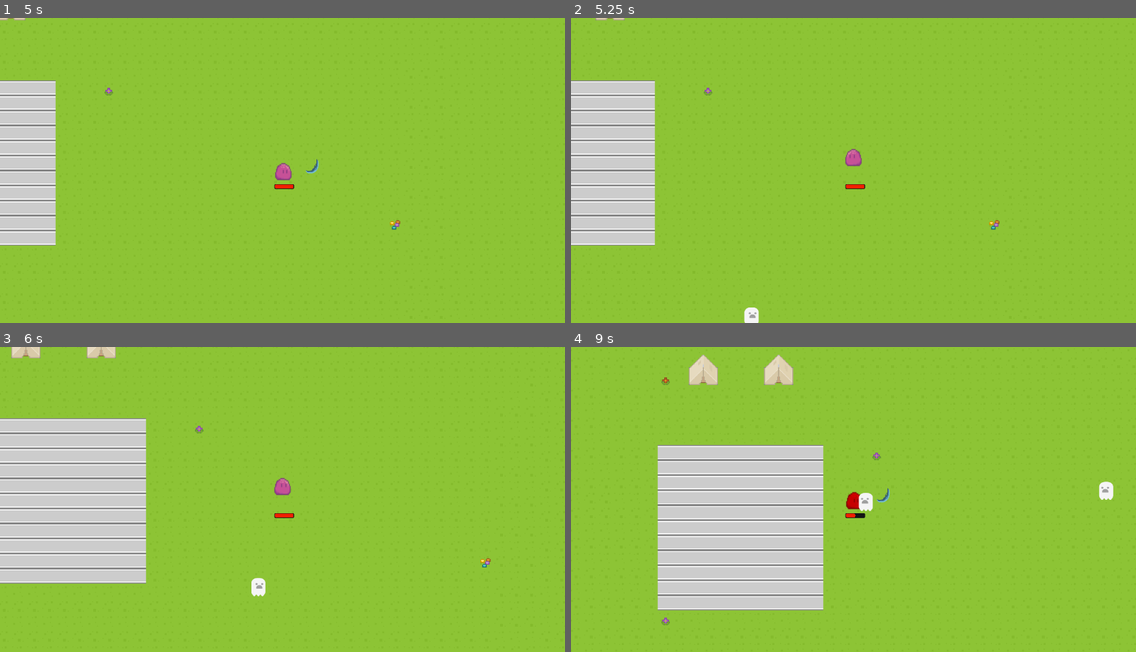
Above: before the commit, frames 1-4 (two rows, left to right).
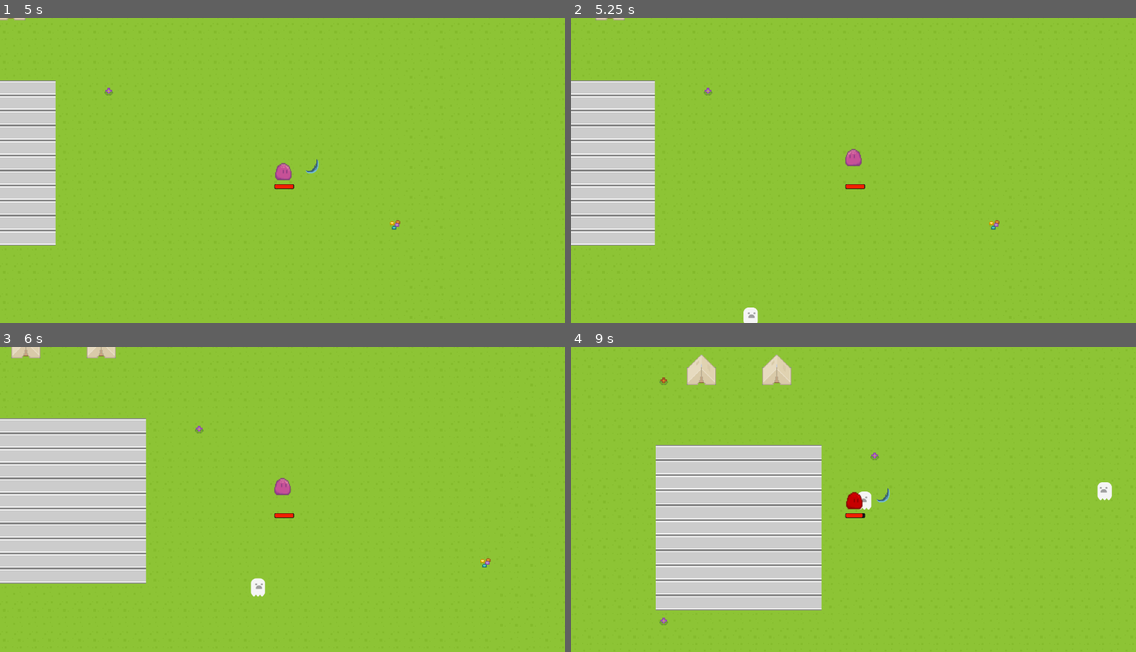
Above: after the commit, the same moments.

Repository: GroMoon/Git_Project
Game: Godot game, scene res://dynamic/5_title_screen/menu.tscn
Same seed, same stepped clock (60 frames per second), same inputs: the game is played once before the commit and once after it. Sound files missing from this copy of the repository are replaced by a short silence.
Inputs (mouse positions are in pixels of both pictures, inside the frame that each line leads up to):
- Up to frame 1 (5 s): click "시 작" at 0.5 s; tap Enter at 1.25 s; move the mouse to (406, 155) at 1.27 s; hold D (right) 1.28-2.78 s; tap W (up) at 1.52, 2.27, 3.77, 4.52 s; move the mouse to (169, 185) at 2.02 s; move the mouse to (339, 103) at 2.77 s; hold A (left) 2.78-3.53 s; move the mouse to (254, 231) at 3.52 s; hold D (right) from 3.53 s (still down); move the mouse to (452, 216) at 4.27 s
- Up to frame 2 (5.25 s): move the mouse to (684, 124) at 5.02 s; release D (right) at 5.03 s; hold A (left) from 5.03 s (still down)
- Up to frame 3 (6 s): tap W (up) at 5.27 s; move the mouse to (310, 499) at 5.77 s; release A (left) at 5.78 s; hold D (right) from 5.78 s (still down)
- Up to frame 4 (9 s): move the mouse to (768, 423) at 6.52 s; release D (right) at 6.53 s; hold A (left) 6.53-8.03 s; tap W (up) at 6.77, 7.52, 8.27 s; move the mouse to (977, 484) at 7.27 s; move the mouse to (740, 514) at 8.02 s; hold D (right) from 8.03 s (still down); move the mouse to (910, 432) at 8.77 s

Frame 1 is identical in both runs. In frame 2, less than 0.1% of the frame differs, in the area x 30-34%, y 94-100%; in frame 3, less than 0.1%; in frame 4, 1.0%, in the area x 15-96%, y 2-92%.

Commit message:
=== 적 pause 앞으로 나오는거 수정 / knight 경로 오류 수정

Diff:
--- a/SlayerSurvival/dynamic/1_player/characters/knight1/knight1.tscn
+++ b/SlayerSurvival/dynamic/1_player/characters/knight1/knight1.tscn
@@ -1,9 +1,9 @@
 [gd_scene load_steps=17 format=3 uid="uid://c0el0u8lr2ch0"]
 
-[ext_resource type="Texture2D" uid="uid://c4jmxw8j624s5" path="res://character/knight1/image/Idle.png" id="1_kw8q7"]
-[ext_resource type="Texture2D" uid="uid://dmheayck6pf3" path="res://character/knight1/image/Run.png" id="2_bt3td"]
-[ext_resource type="Script" path="res://test.gd" id="3_4hpmx"]
-[ext_resource type="PackedScene" uid="uid://dxtu82qvk26e2" path="res://attack/attack.tscn" id="4_lo8p7"]
+[ext_resource type="Texture2D" uid="uid://c4jmxw8j624s5" path="res://dynamic/1_player/characters/knight1/image/Idle.png" id="1_kw8q7"]
+[ext_resource type="Texture2D" uid="uid://dmheayck6pf3" path="res://dynamic/1_player/characters/knight1/image/Run.png" id="2_bt3td"]
+[ext_resource type="Script" path="res://dynamic/test.gd" id="3_4hpmx"]
+[ext_resource type="PackedScene" uid="uid://dxtu82qvk26e2" path="res://dynamic/3_attack/attack.tscn" id="4_lo8p7"]
 
 [sub_resource type="AtlasTexture" id="AtlasTexture_2vhd4"]
 atlas = ExtResource("1_kw8q7")
--- a/SlayerSurvival/dynamic/1_player/characters/knight2/knight2.tscn
+++ b/SlayerSurvival/dynamic/1_player/characters/knight2/knight2.tscn
@@ -1,9 +1,9 @@
 [gd_scene load_steps=22 format=3 uid="uid://dyth5cxpep60d"]
 
-[ext_resource type="Script" path="res://character/knight2/knight2.gd" id="1_pus2y"]
-[ext_resource type="Texture2D" uid="uid://3dyqelghqs7g" path="res://character/knight2/image/16x16 knight 3 v3.png" id="1_wjh45"]
-[ext_resource type="Script" path="res://test.gd" id="2_pk2a1"]
-[ext_resource type="PackedScene" uid="uid://dxtu82qvk26e2" path="res://attack/attack.tscn" id="3_jdrah"]
+[ext_resource type="Script" path="res://dynamic/1_player/characters/knight2/knight2.gd" id="1_pus2y"]
+[ext_resource type="Texture2D" uid="uid://3dyqelghqs7g" path="res://dynamic/1_player/characters/knight2/image/16x16 knight 3 v3.png" id="1_wjh45"]
+[ext_resource type="Script" path="res://dynamic/test.gd" id="2_pk2a1"]
+[ext_resource type="PackedScene" uid="uid://dxtu82qvk26e2" path="res://dynamic/3_attack/attack.tscn" id="3_jdrah"]
 
 [sub_resource type="AtlasTexture" id="AtlasTexture_5td70"]
 atlas = ExtResource("1_wjh45")
--- a/SlayerSurvival/dynamic/Slime.gd
+++ b/SlayerSurvival/dynamic/Slime.gd
@@ -19,7 +19,7 @@
 @onready var hp_bar = get_node("BaseUI/HpBar")
 
 # hp 설정 (체력 value 관리)
-var max_hp = 10.0
+var max_hp = 50.0
 var hp = max_hp:	#TODO 왜 변수가 함수처럼 쓰이는지 어떤 경우 그렇게 쓰이는지 확인 필요
 	set(value):
 		hp = value
--- a/SlayerSurvival/test.tscn
+++ b/SlayerSurvival/test.tscn
@@ -8,9 +8,9 @@
 
 [node name="TileMap" parent="." instance=ExtResource("2_ci5kd")]
 
-[node name="Slime" parent="." instance=ExtResource("1_2nq6c")]
-scale = Vector2(0.3, 0.3)
-
 [node name="enemy_spawner" type="Node2D" parent="."]
 
 [node name="enemty_spawner_1" parent="enemy_spawner" instance=ExtResource("4_tyshb")]
+
+[node name="Slime" parent="." instance=ExtResource("1_2nq6c")]
+scale = Vector2(0.3, 0.3)
